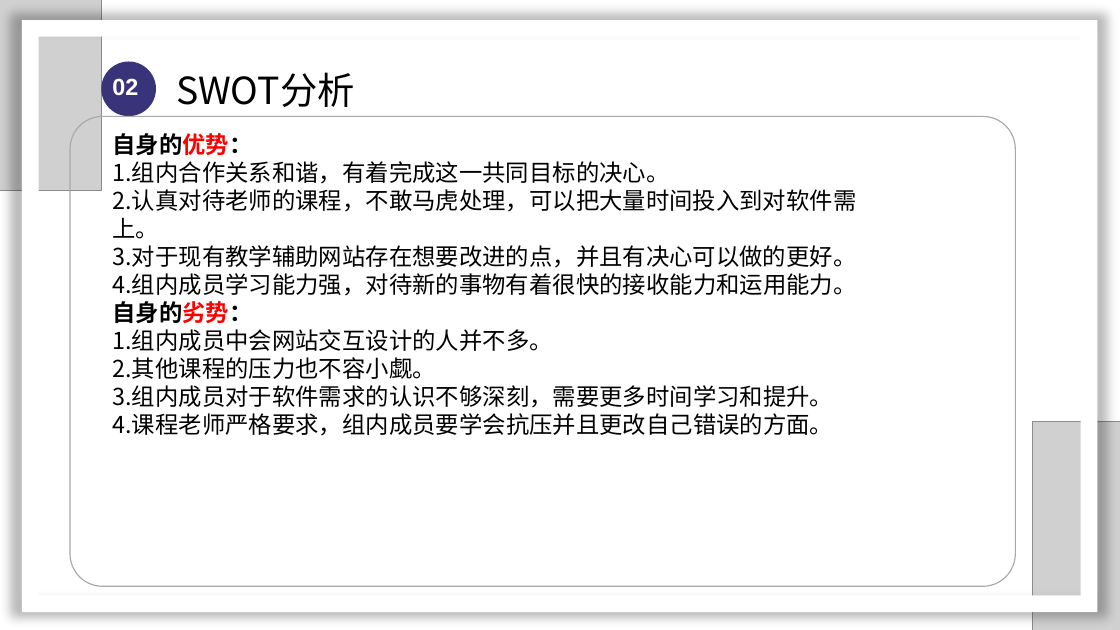
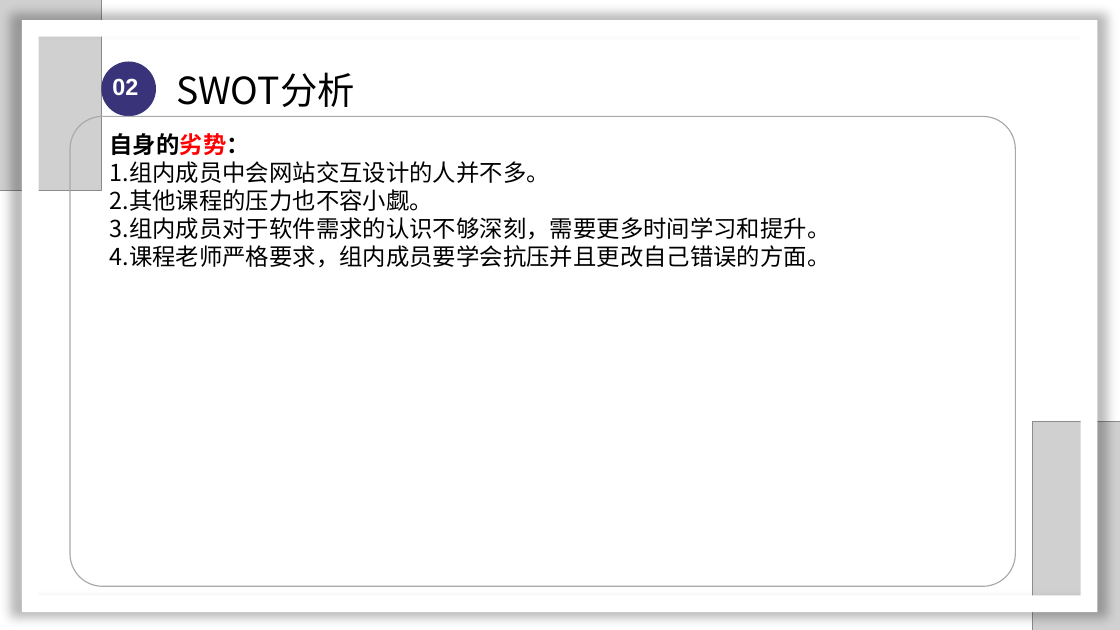
Before and after one commit to SarielX98/PRD2018G14, a slide deck: slide 26 of 受控文档/PPT/PRD2018-G14-软件需求工程审核PPT.pptx (slide 11 before the commit). Drawn at 1120x630 pixels with LibreOffice and Linux fonts; fonts in the diff are those of the drawing; grey boxes stand for pictures; background and template pictures are left out. Boxes give left, top, right and bottom in pixels: in the first picture for what was removed or moved away, otherwise in the second. Text is boxed around its words. In the diff, an @@ line names an element or a change of style, - is before the commit and + after.

```diff
--- a/受控文档/PPT/PRD2018-G14-软件需求工程审核PPT.pptx
+++ b/受控文档/PPT/PRD2018-G14-软件需求工程审核PPT.pptx
@@ text at (113,133,857,296): paragraphs removed @@
-  自身的优势：
-1.组内合作关系和谐，有着完成这一共同目标的决心。
-2.认真对待老师的课程，不敢马虎处理，可以把大量时间投入到对软件需上。
-3.对于现有教学辅助网站存在想要改进的点，并且有决心可以做的更好。
-4.组内成员学习能力强，对待新的事物有着很快的接收能力和运用能力。
```
Also in this commit, not shown: 10 other slides changed, 8 slides added, 4 other files.
